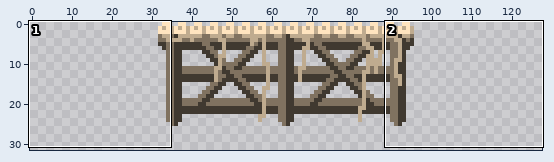
Pixel-art file -- unity/assets/levels/medieval_japan/sprites/shelf2x1.aseprite. The first picture is a wide view before the edit; the outline marks the close-up.
Close-up. Before the commit:
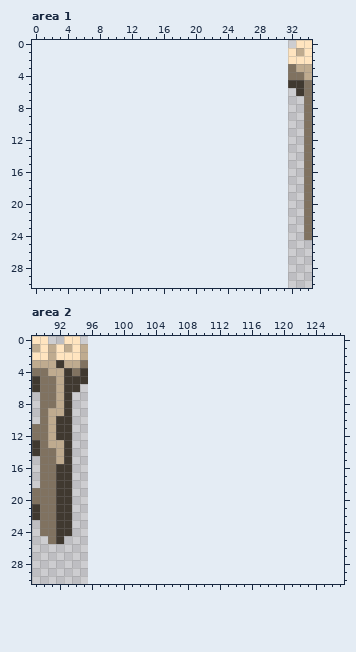
64x32 pixels, 1 frame. Shown: area 1: x 0..34, y 0..30; area 2: x 89..127, y 0..30. The old version is drawn lined up with the new one, on the new canvas.
After the commit:
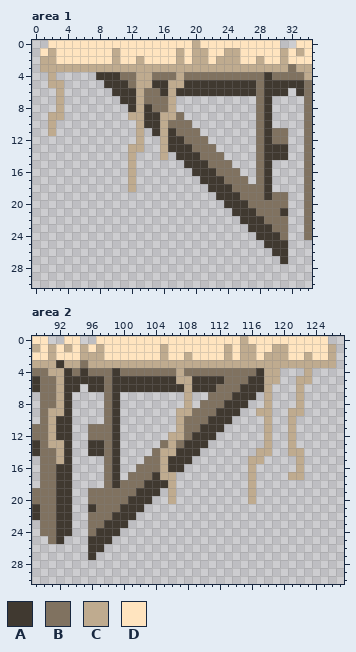
Palette (. is transparent): A #403930  B #807260  C #bfab8f  D #ffe4bf
Change:
canvas 64x32 -> 128x32, the old top-left corner now at 32,0
--- area 1
@@ x 0..34 @@
- 0 .................................DD
- 1 ................................DCD
- 2 ................................DDD
- 3 ................................BCC
- 4 ................................BBC
- 5 ................................AAB
- 6 .................................AB
- 7 ..................................B
- 8 ..................................B
- 9 ..................................B
-10 ..................................B
-11 ..................................B
-12 ..................................B
-13 ..................................B
-14 ..................................B
-15 ..................................B
-16 ..................................B
-17 ..................................B
-18 ..................................B
-19 ..................................B
-20 ..................................B
-21 ..................................B
-22 ..................................B
-23 ..................................B
-24 ..................................B
-25 ...................................
-26 ...................................
-27 ...................................
+ 0 ..DDDDDDDDDDDDDDDDDDCDDDDDDDDDD..DD
+ 1 .DCDDDDDDDCDDDDDDDCDCCDDCCDDDDDCDCD
+ 2 .CCDDDDDDDCDDCDDDDCDCCDCCCDDCDDCDDD
+ 3 .CCCCCCCCCCCCCCCCCCCCCCCCCCCCCCCBCC
+ 4 ..C.....AAABBCCBBBCBBBBBBBBBBABBBBC
+ 5 ..CC.....AAABCCAACCAAAAAAAAABAAAAAB
+ 6 ...C......AAACBBACAAAAAAAAAABAAA.AB
+ 7 ...C.......AACBBBC..........BA....B
+ 8 ...C........ACABBC..........BA....B
+ 9 ..CC........CCAACCB.........BA....B
+10 ..C..........CAACBBB........BA....B
+11 ..C..........C.ACABBB.......BABB..B
+12 .............C..CAABBB......BABB..B
+13 ............CC..CAAABBB.....BAAA..B
+14 ............C...C.AAABBB....BAAA..B
+15 ............C......AAABBB...BA....B
+16 ............C.......AAABBB..BA....B
+17 ............C........AAABBB.BA....B
+18 ............C.........AAABBBBA....B
+19 .......................AAABBBABB..B
+20 ........................AAABBBBB..B
+21 .........................AAABBBA..B
+22 ..........................AAABBB..B
+23 ...........................AAABB..B
+24 ............................AAAB..B
+25 .............................AAA...
+26 ..............................AA...
+27 ...............................A...
 28 ...................................
--- area 2
@@ x 89..127 @@
- 0 DD..DD.................................
- 1 CDCDCDC................................
- 2 DDCDDDC................................
- 3 CCCACCB................................
- 4 BBCCABA................................
- 5 ABBCAAA................................
- 6 ABBCAA.................................
- 7 .BBCA..................................
- 8 .BBCA..................................
- 9 .BCCA..................................
-10 .BCAA..................................
-11 BBCAA..................................
-12 BBCAA..................................
-13 ABCCA..................................
-14 ABBCA..................................
-15 .BBCA..................................
-16 .BBAA..................................
-17 .BBAA..................................
-18 .BBAA..................................
-19 BBBAA..................................
-20 BBBAA..................................
-21 ABBAA..................................
-22 ABBAA..................................
-23 .BBAA..................................
-24 .BBAA..................................
-25 ..BA...................................
-26 .......................................
-27 .......................................
+ 0 DD..DD..DDDDDDDDDDDDDDDDDDCDDDDDDDDDD..
+ 1 CDCDCDCDCDDDDDDDCDDDDDDDCDCCDDCCDDDDDC.
+ 2 DDCDDDCCCDDDDDDDCDDCDDDDCDCCDCCCDDCDDC.
+ 3 CCCACCBCCCCCCCCCCCCCCCCCCCCCCCCCCCCCCC.
+ 4 BBCCABABBBABBBBBBBCBBBBBBBBBACC...C....
+ 5 ABBCAAAAABAAAAAAAACCAAAABBBAACC..CC....
+ 6 ABBCAA.AABAAAAAAAAACAAABBBAAAC...C.....
+ 7 .BBCA....BA........C..BBBAAA.C...C.....
+ 8 .BBCA....BA........C.BBBAAA..C...C.....
+ 9 .BCCA....BA.......CCBBBAAA..CC..CC.....
+10 .BCAA....BA.......CBBBAAA....C..C......
+11 BBCAA..BBBA.......CBBAAA.....C..C......
+12 BBCAA..BBBA......CCBAAA......C..C......
+13 ABCCA..AABA.....BCBAAA.......C..C......
+14 ABBCA..AABA....BCCAAA.......CC..CC.....
+15 .BBCA....BA...BBCAAA.......CC....C.....
+16 .BBAA....BA..BBBCAA........C.....C.....
+17 .BBAA....BA.BBBACC.........C....CC.....
+18 .BBAA....BABBBAAAC.........C...........
+19 BBBAA..BBBBBBAAA.C.........C...........
+20 BBBAA..BBBBBAAA..C.........C...........
+21 ABBAA..ABBBAAA.........................
+22 ABBAA..BBBAAA..........................
+23 .BBAA..BBAAA...........................
+24 .BBAA..BAAA............................
+25 ..BA...AAA.............................
+26 .......AA..............................
+27 .......A...............................
 28 .......................................
Boxes around the changes in both close-ups, in picture pixels (x1, y1, x2, y2):
added: (40, 40, 288, 264)
added: (88, 336, 336, 560)
